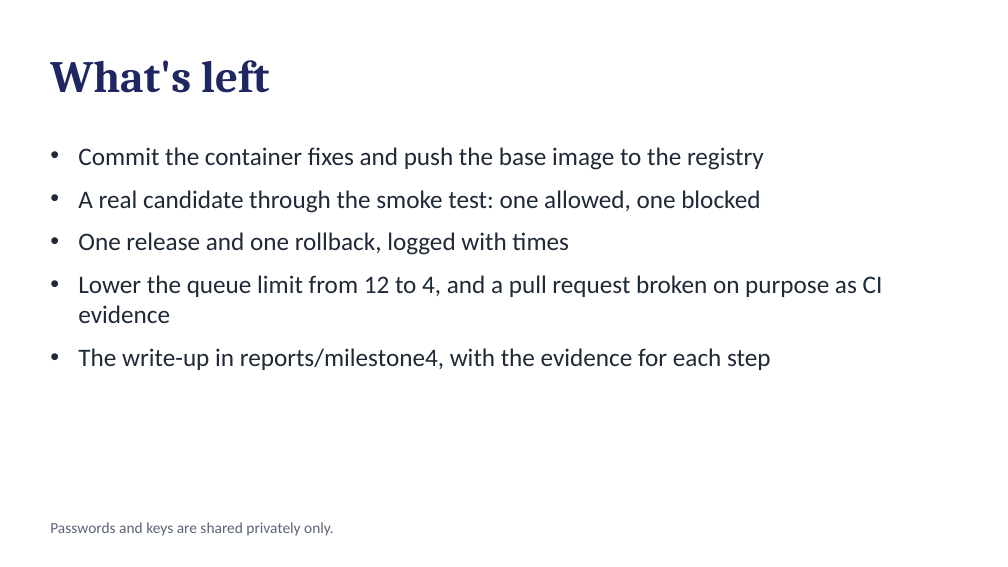
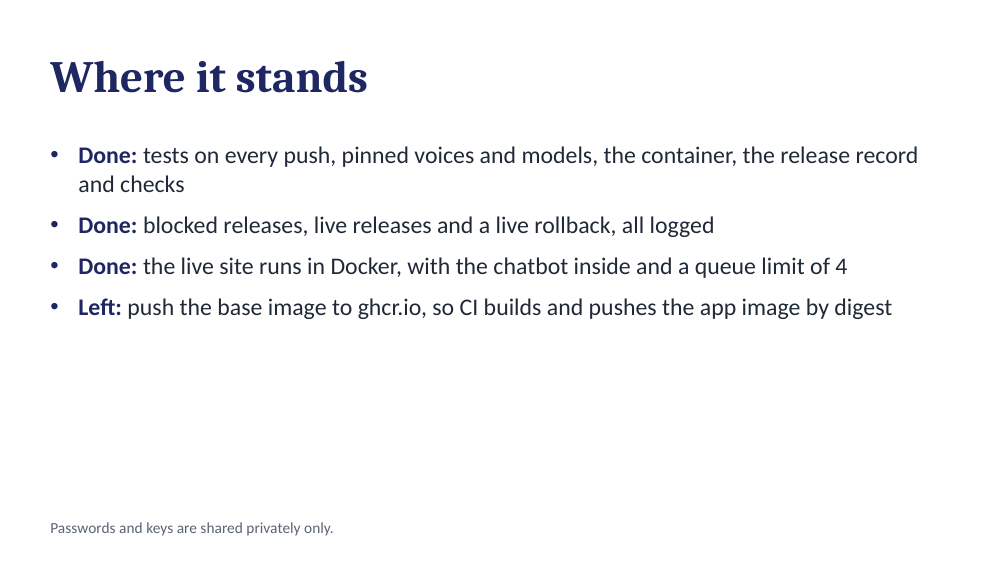
Before and after one commit to Ahmed-Sadeq-Hussein/Dramatizer, a slide deck: slide 14 of reports/milestone4/Dramatizer_Milestone_4.pptx (slide 13 before the commit). Drawn at 1008x567 pixels with LibreOffice and Linux fonts; fonts in the diff are those of the drawing. Boxes give left, top, right and bottom in pixels: in the first picture for what was removed or moved away, otherwise in the second. Text is boxed around its words. In the diff, an @@ line names an element or a change of style, - is before the commit and + after.

```diff
--- a/reports/milestone4/Dramatizer_Milestone_4.pptx
+++ b/reports/milestone4/Dramatizer_Milestone_4.pptx
@@ text at (50,61,368,93): text changed @@
-What's left
+Where it stands
@@ text at (78,146,919,319): text changed; size 18 to 17 pt @@
-• Commit the container fixes and push the base image to the registry
-• A real candidate through the smoke test: one allowed, one blocked
-• One release and one rollback, logged with times
-• Lower the queue limit from 12 to 4, and a pull request broken on purpose as CI evidence
-• The write-up in reports/milestone4, with the evidence for each step
+• Done: tests on every push, pinned voices and models, the container, the release record and checks
+• Done: blocked releases, live releases and a live rollback, all logged
+• Done: the live site runs in Docker, with the chatbot inside and a queue limit of 4
+• Left: push the base image to ghcr.io, so CI builds and pushes the app image by digest
```
Also in this commit, not shown: 7 other slides changed, 1 slide added, 58 other files.
